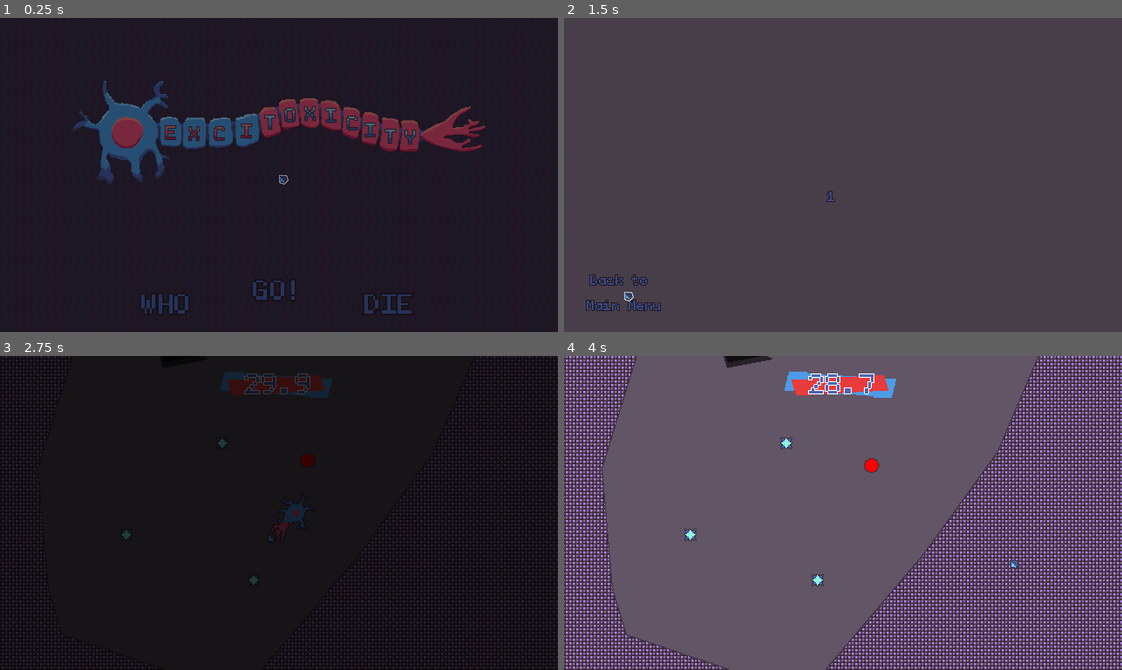
Above: before the commit, frames 1-4 (two rows, left to right).
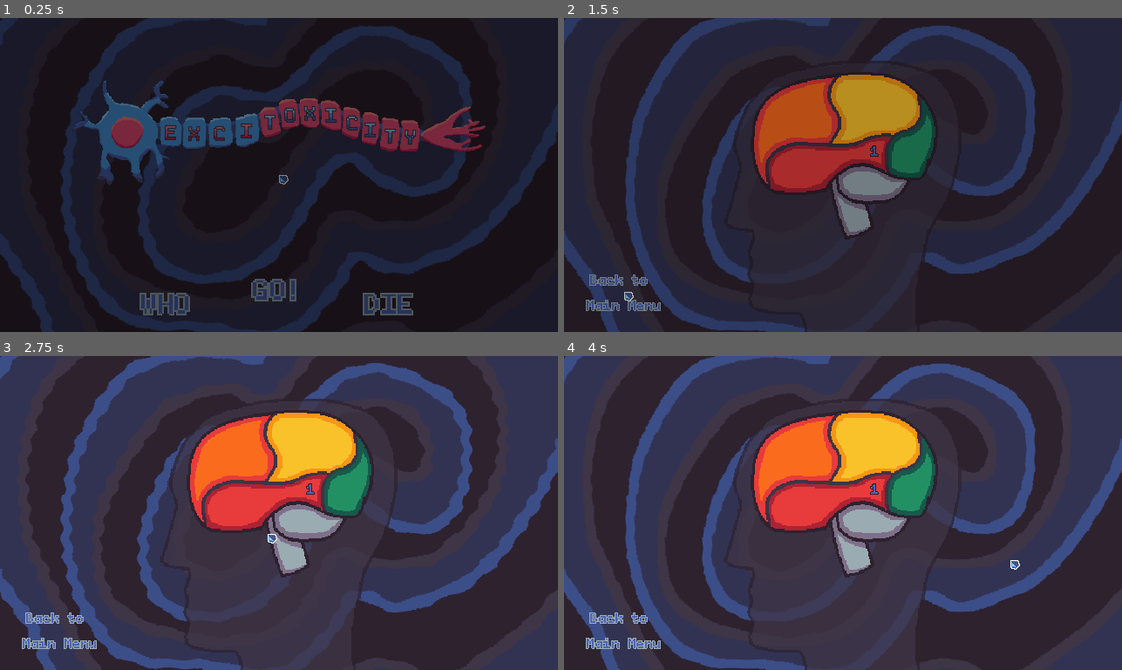
Above: after the commit, the same moments.

Repository: bnhrl/MomentumIsEverythingCountDown
Game: Godot game, scene res://Game/MainMenu/main_menu.tscn
The game is run twice, just before and just after one commit, with the same random seed, the same clock (stepped at 60 frames per second) and the same inputs.
Inputs (mouse positions are in pixels of both pictures, inside the frame that each line leads up to):
- Up to frame 1 (0.25 s): no input
- Up to frame 2 (1.5 s): move the mouse to (843, 288) at 0.52 s; hold D (right) 0.53-1.28 s; click (843, 288) at 0.6 s; move the mouse to (625, 291) at 1.27 s; hold S (down) from 1.28 s (still down); click (625, 291) at 1.35 s
- Up to frame 3 (2.75 s): move the mouse to (267, 534) at 2.02 s; release S (down) at 2.03 s; hold D (right) from 2.03 s (still down); click (267, 534) at 2.1 s
- Up to frame 4 (4 s): move the mouse to (815, 575) at 2.77 s; release D (right) at 2.78 s; hold W (up) 2.78-3.53 s; click (815, 575) at 2.85 s; move the mouse to (1010, 560) at 3.52 s; hold A (left) from 3.53 s (still down); click (1010, 560) at 3.6 s

The runs differ from the first frame. In frame 1, 12% of the frame differs, in the area x 0-100%, y 0-100%; in frame 2, 100%; in frame 3, 79%; in frame 4, 86%.

Commit message:
Changed background, beautified level select

Diff:
--- a/Game/LevelSelect/level_select.tscn
+++ b/Game/LevelSelect/level_select.tscn
@@ -2,7 +2,19 @@
 
 [ext_resource type="Script" uid="uid://cm2cu6c3ds62w" path="res://Game/LevelSelect/level_select.gd" id="1_kh25d"]
 [ext_resource type="PackedScene" uid="uid://b8f2vxq8e2wo1" path="res://UI/Buttons/UIButton/ui_button.tscn" id="2_eeebr"]
+[ext_resource type="Texture2D" uid="uid://cmaseo76xk400" path="res://Game/LevelSelect/brain1.png" id="2_sxw8k"]
 [ext_resource type="PackedScene" uid="uid://tsffeia6kcry" path="res://UI/Buttons/LevelButton/level_button.tscn" id="3_eeebr"]
+[ext_resource type="Shader" uid="uid://chwkgj0slhnlv" path="res://Assets/Shaders/wavy.gdshader" id="5_jddyg"]
+[ext_resource type="Texture2D" uid="uid://baodxxg4uk2ig" path="res://Game/MainMenu/background.png" id="6_cj7vv"]
+[ext_resource type="Texture2D" uid="uid://cnxx80ngtathh" path="res://Game/LevelSelect/brain_outline.png" id="7_jddyg"]
+
+[sub_resource type="ShaderMaterial" id="ShaderMaterial_2r30p"]
+shader = ExtResource("5_jddyg")
+shader_parameter/on_canvas_group = true
+shader_parameter/wave_x = -100.0
+shader_parameter/wave_y = 100.0
+shader_parameter/ferocity = 0.03
+shader_parameter/speed = 4.0
 
 [node name="LevelSelect" type="Control" unique_id=1723362477]
 layout_mode = 3
@@ -19,6 +31,8 @@
 offset_top = 285.0
 offset_right = 114.0
 offset_bottom = 342.0
+theme_override_colors/default_color = Color(0.28235295, 0.2901961, 0.46666667, 1)
+theme_override_colors/font_outline_color = Color(0.60784316, 0.67058825, 0.69803923, 1)
 text = "Back to
 Main Menu"
 
@@ -32,11 +46,35 @@
 
 [node name="BtnLevel1" parent="." unique_id=1780013496 instance=ExtResource("3_eeebr")]
 layout_mode = 0
-offset_left = 295.0
-offset_top = 189.0
-offset_right = 319.0
-offset_bottom = 219.0
+offset_left = 345.0
+offset_top = 137.0
+offset_right = 369.0
+offset_bottom = 167.0
 text = "1"
 level = 1
 
+[node name="Background" type="CanvasGroup" parent="." unique_id=1425335490]
+z_index = -2
+material = SubResource("ShaderMaterial_2r30p")
+
+[node name="Background" type="Sprite2D" parent="Background" unique_id=1758841412]
+position = Vector2(320, 180)
+scale = Vector2(1.1, 1.15)
+texture = ExtResource("6_cj7vv")
+
+[node name="Brain" type="CanvasGroup" parent="." unique_id=394255663]
+
+[node name="Brain" type="Sprite2D" parent="Brain" unique_id=1135274877]
+z_index = -1
+position = Vector2(320, 130)
+scale = Vector2(1.2, 1.2)
+texture = ExtResource("2_sxw8k")
+
+[node name="Outline" type="Sprite2D" parent="Brain" unique_id=1472059363]
+modulate = Color(1, 1, 1, 0.74509805)
+z_index = -2
+position = Vector2(320, 230)
+scale = Vector2(1.2, 1.2)
+texture = ExtResource("7_jddyg")
+
 [connection signal="pressed" from="BtnMainMenu" to="." method="_on_btn_main_menu_pressed"]
--- a/Game/MainMenu/main_menu.tscn
+++ b/Game/MainMenu/main_menu.tscn
@@ -12,7 +12,7 @@
 shader = ExtResource("5_trxfs")
 shader_parameter/on_canvas_group = true
 shader_parameter/wave_x = -100.0
-shader_parameter/wave_y = 0.0
+shader_parameter/wave_y = 100.0
 shader_parameter/ferocity = 0.03
 shader_parameter/speed = 4.0
 
@@ -42,7 +42,7 @@
 
 [node name="Background" type="Sprite2D" parent="MainMenu/Background" unique_id=2021198614]
 position = Vector2(320, 180)
-scale = Vector2(1.1, 1)
+scale = Vector2(1.1, 1.15)
 texture = ExtResource("3_5g5lb")
 
 [node name="Logo" type="CanvasGroup" parent="MainMenu" unique_id=1432294507]
@@ -59,6 +59,8 @@
 offset_right = 320.0
 offset_bottom = 311.0
 scale = Vector2(2, 2)
+theme_override_colors/default_color = Color(0.28235295, 0.2901961, 0.46666667, 1)
+theme_override_colors/font_outline_color = Color(0.60784316, 0.67058825, 0.69803923, 1)
 text = "GO!"
 hover_size = Vector2(2.5, 2.5)
 
@@ -69,6 +71,8 @@
 offset_right = 192.0
 offset_bottom = 327.0
 scale = Vector2(2, 2)
+theme_override_colors/default_color = Color(0.28235295, 0.2901961, 0.46666667, 1)
+theme_override_colors/font_outline_color = Color(0.60784316, 0.67058825, 0.69803923, 1)
 text = "WHO"
 
 [node name="BtnQuit" parent="." unique_id=1688920916 instance=ExtResource("1_38cx4")]
@@ -78,6 +82,8 @@
 offset_right = 448.0
 offset_bottom = 327.0
 scale = Vector2(2, 2)
+theme_override_colors/default_color = Color(0.28235295, 0.2901961, 0.46666667, 1)
+theme_override_colors/font_outline_color = Color(0.60784316, 0.67058825, 0.69803923, 1)
 text = "DIE"
 
 [node name="CanvasLayer" type="CanvasLayer" parent="BtnQuit" unique_id=1274562216]
Binary file added: Game/LevelSelect/brain1.png
Not shown, added: Game/LevelSelect/brain1.png.import
Binary file added: Game/LevelSelect/brain2.png
Not shown, added: Game/LevelSelect/brain2.png.import
Binary file added: Game/LevelSelect/brain3.png
Not shown, added: Game/LevelSelect/brain3.png.import
Binary file added: Game/LevelSelect/brain4.png
Not shown, added: Game/LevelSelect/brain4.png.import
Binary file added: Game/LevelSelect/brain_outline.png
Not shown, added: Game/LevelSelect/brain_outline.png.import
Binary file changed: Game/MainMenu/background.png
